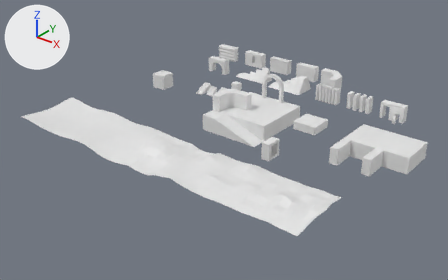
Before and after pictures for a commit that changed the FBX model Assets/Models/demo.fbx.
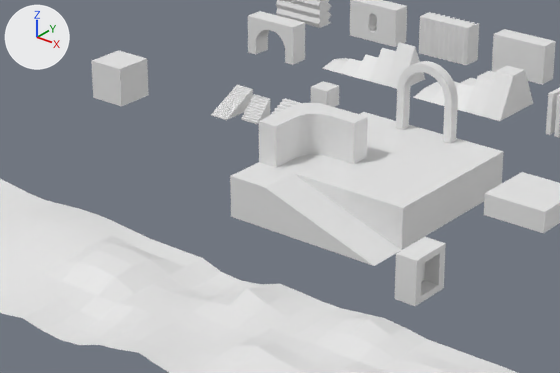
Old and new are each drawn whole from a camera (50 mm lens) standing at (85.1, -119.8, 62.0) and looking at (-0.4, -12.9, -4.3) and again close up on the part from 27% to 72% of the width and 19% to 66% of the height. Every picture has the same lights, and +X, +Y and +Z are marked at upper left. Where no turn or scale is listed for an object, it has been applied to the vertices.

In view in the first close-up: 'demo_01', 'demo_03', 'demo_04', 'demo_05', 'demo_09', 'demo_11', 'demo_cube_01', 'demo_plane_01', 'demo_plane_02', 'demo_ramp_01', 'demo_special_01', 'demo_terrain_01'.
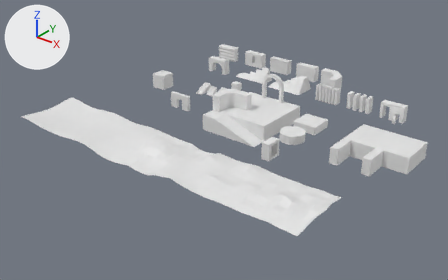
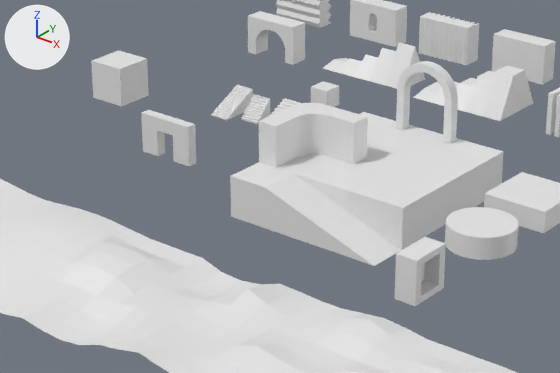
Location of each change, (x1, y1, x2, y2) in pixels of the close-ups (560 x 373 px):
'demo_plane_04', added
    after: (445, 207, 519, 260)
'demo_structure_01', added
    after: (141, 110, 196, 166)

What changed in the scene script:
```text
Add me_cube_016_1:
    me_cube_016_1.from_pydata(...)  # 24 vertices, 20 faces; spans x -3.0..3.0, y -0.5..0.5, z 0.0..4.0
Add me_plane_008:
    me_plane_008.from_pydata(...)  # a 32-sided cylinder along z spanning x -3.0..3.0, y -3.0..3.0, z -1.0..1.0
Add ob_demo_structure_01:
    ob_demo_structure_01 = bpy.data.objects.new('demo_structure_01', me_cube_016_1)
    ob_demo_structure_01.location = (-20.0, -7.0, -3.0)
Add ob_demo_plane_04:
    ob_demo_plane_04 = bpy.data.objects.new('demo_plane_04', me_plane_008)
    ob_demo_plane_04.location = (16.0, -8.0, 0.0)
```
